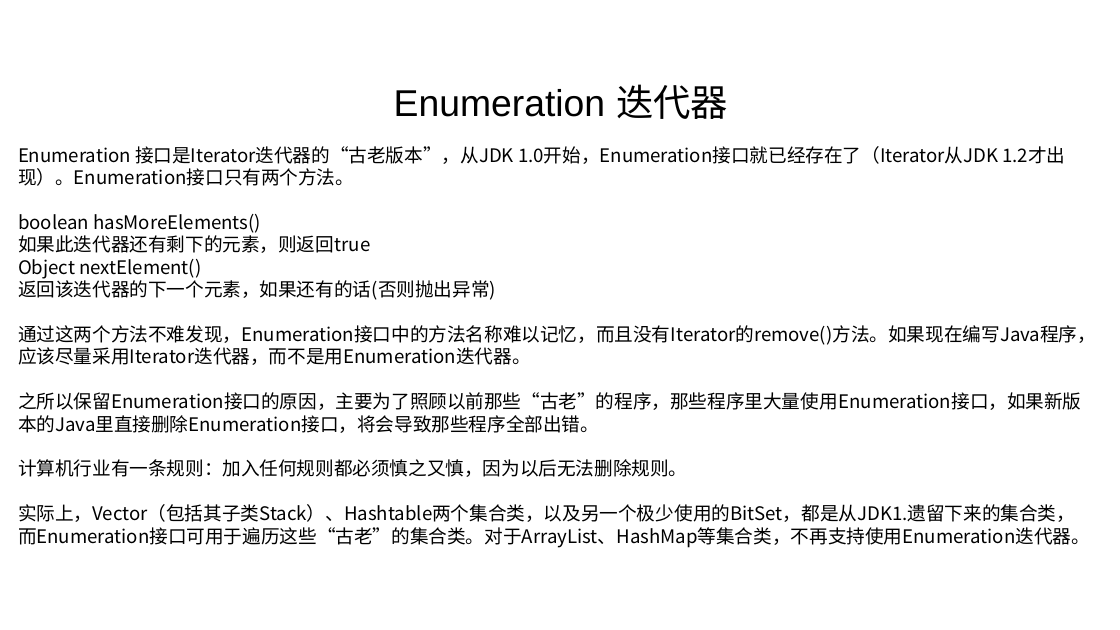
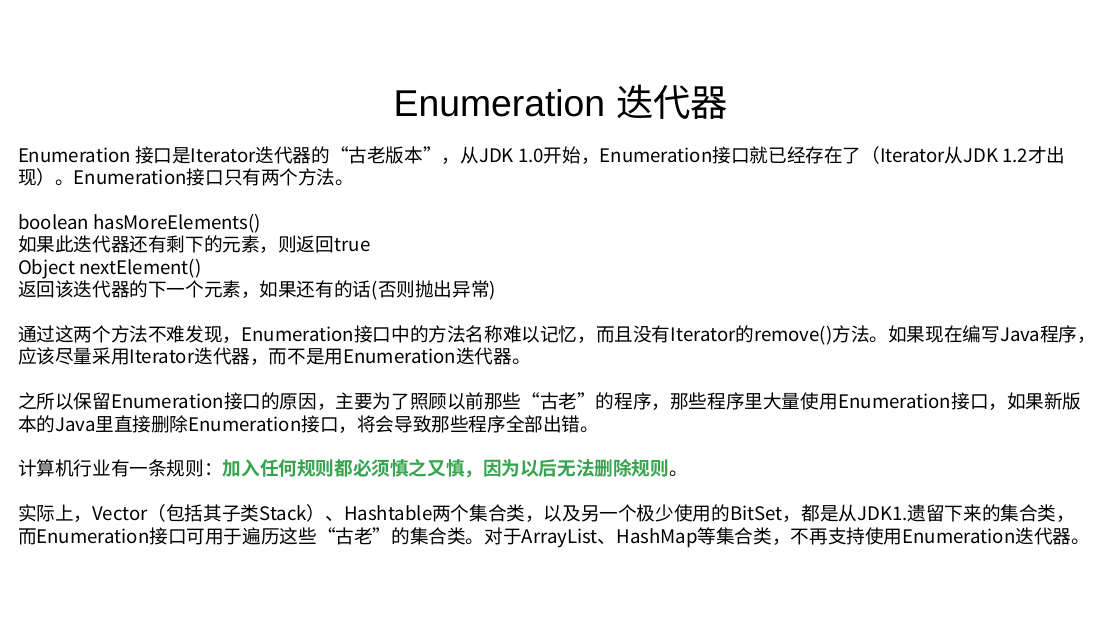
Before and after one commit to linkknown/PPT, a slide deck: slide 29 of 基础PPT/第7章：Java集合操作.pptx. Drawn at 1120x630 pixels with LibreOffice and Linux fonts; fonts in the diff are those of the drawing; background and template pictures are left out. Boxes give left, top, right and bottom in pixels: in the first picture for what was removed or moved away, otherwise in the second. Text is boxed around its words. In the diff, an @@ line names an element or a change of style, - is before the commit and + after.

```diff
--- a/基础PPT/第7章：Java集合操作.pptx
+++ b/基础PPT/第7章：Java集合操作.pptx
@@ text at (18,459,688,478): text colour #000000 to #36A44E, bold on in "计算机行业有一条规则：加入任何规则都必须慎之又慎，因为以后无法删除规则。" @@
```
Also in this commit, not shown: 3 other slides changed, 1 other file.
